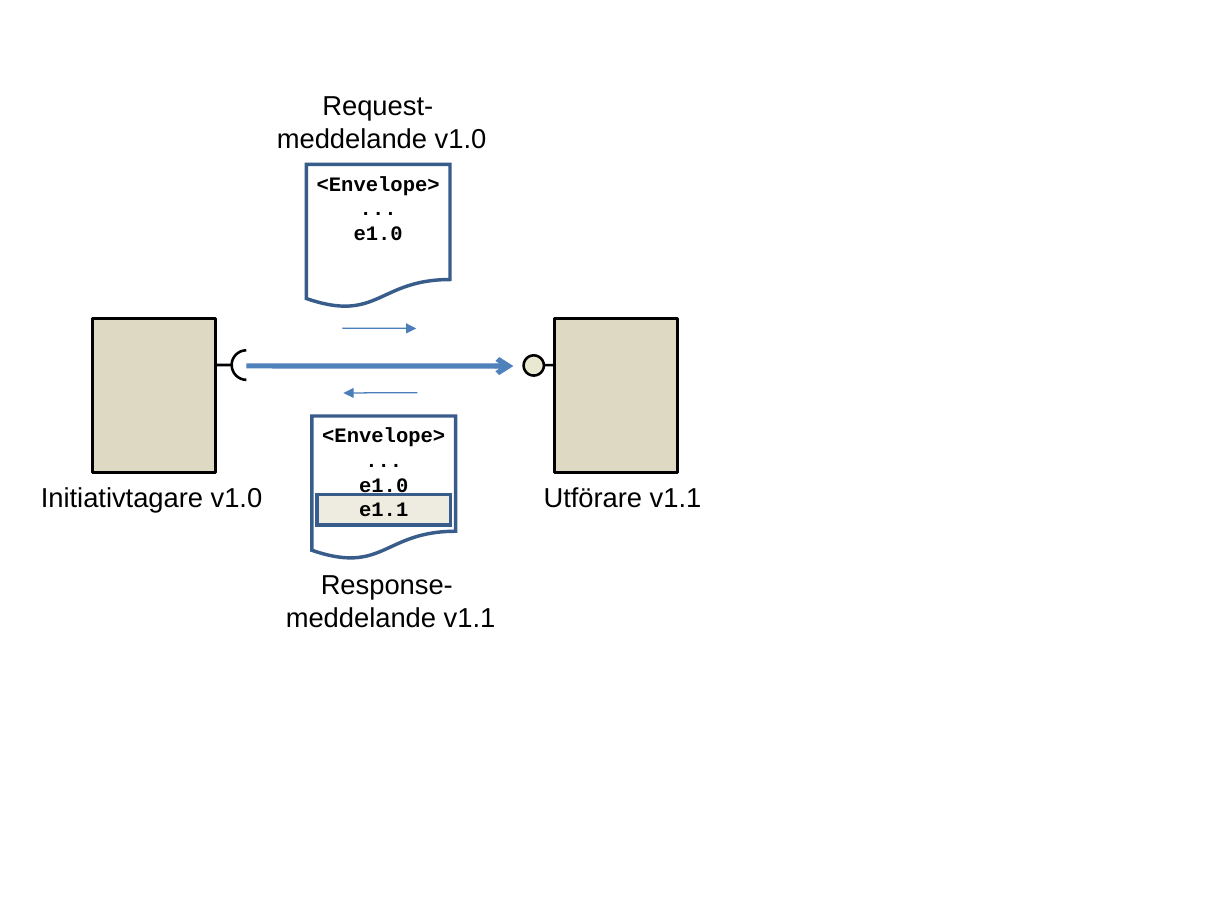
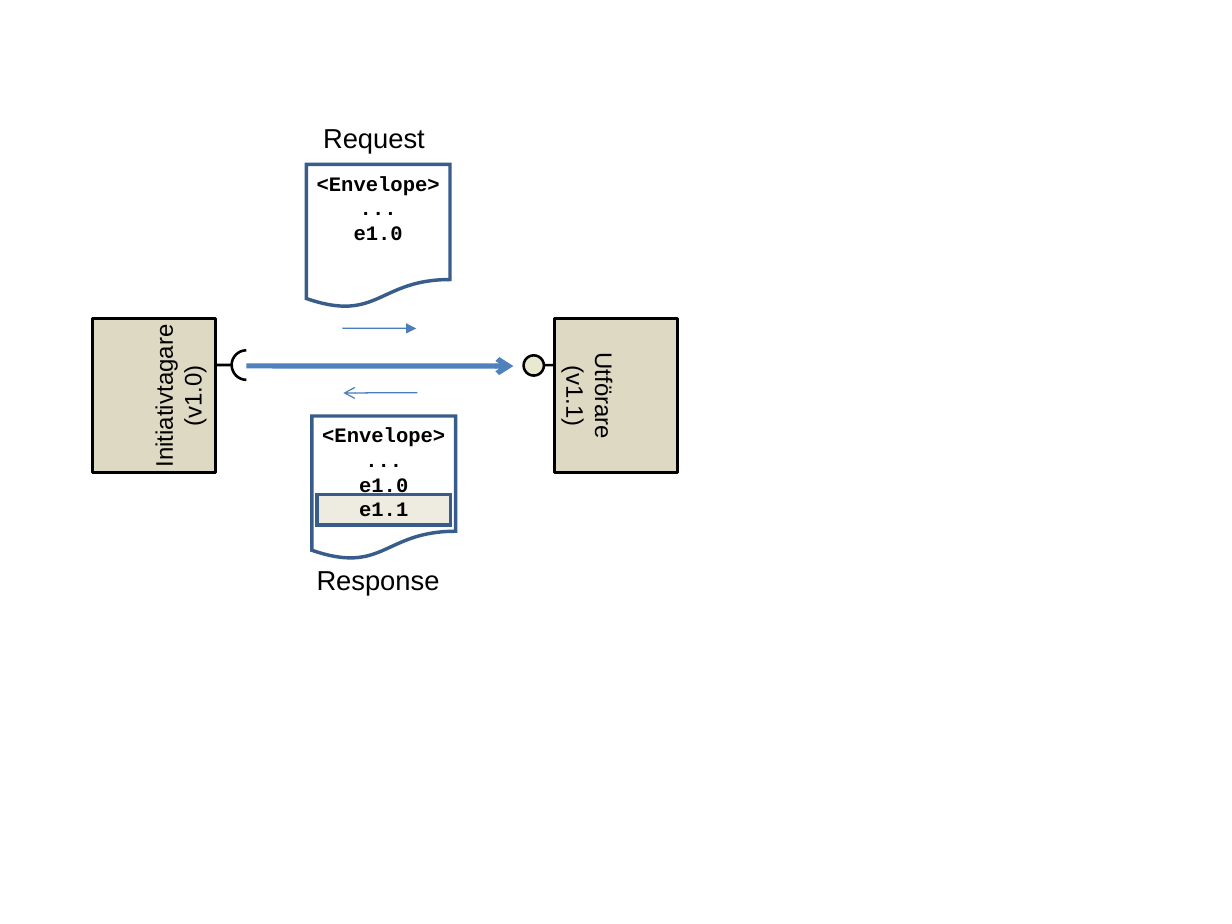
Before and after one commit to admstar/rivta, a slide deck: slide 16 of site/www/images/RIV-förvaltning, Illustrationer.ppt (slide 14 before the commit). Drawn at 1232x924 pixels with LibreOffice and Linux fonts; fonts in the diff are those of the drawing. Boxes give left, top, right and bottom in pixels: in the first picture for what was removed or moved away, otherwise in the second. Text is boxed around its words. In the diff, an @@ line names an element or a change of style, - is before the commit and + after.

```diff
--- a/site/www/images/RIV-förvaltning, Illustrationer.ppt
+++ b/site/www/images/RIV-förvaltning, Illustrationer.ppt
@@ text at <box>323,129,425,154</box>: text changed @@
-Request-
-meddelande v1.0
+Request
@@ text "Initiativtagare" at <box>151,339,207,464</box>: rotation 0 to 270 degrees @@
@@ text at <box>151,339,207,464</box>: text changed; size 16 to 14 pt @@
-Initiativtagare v1.0
+Initiativtagare
+(v1.0)
@@ text "Utförare" at <box>561,360,617,437</box>: rotation 0 to 90 degrees @@
@@ text at <box>561,360,617,437</box>: text changed; size 16 to 14 pt @@
-Utförare v1.1
+Utförare
+(v1.1)
@@ arrow (418, 393) - (344, 393): arrowheads changed @@
@@ text at <box>317,571,440,596</box>: text changed @@
-Response-
-meddelande v1.1
+Response
```
Also in this commit, not shown: 10 other slides changed, 2 slides added, 27 other files.
